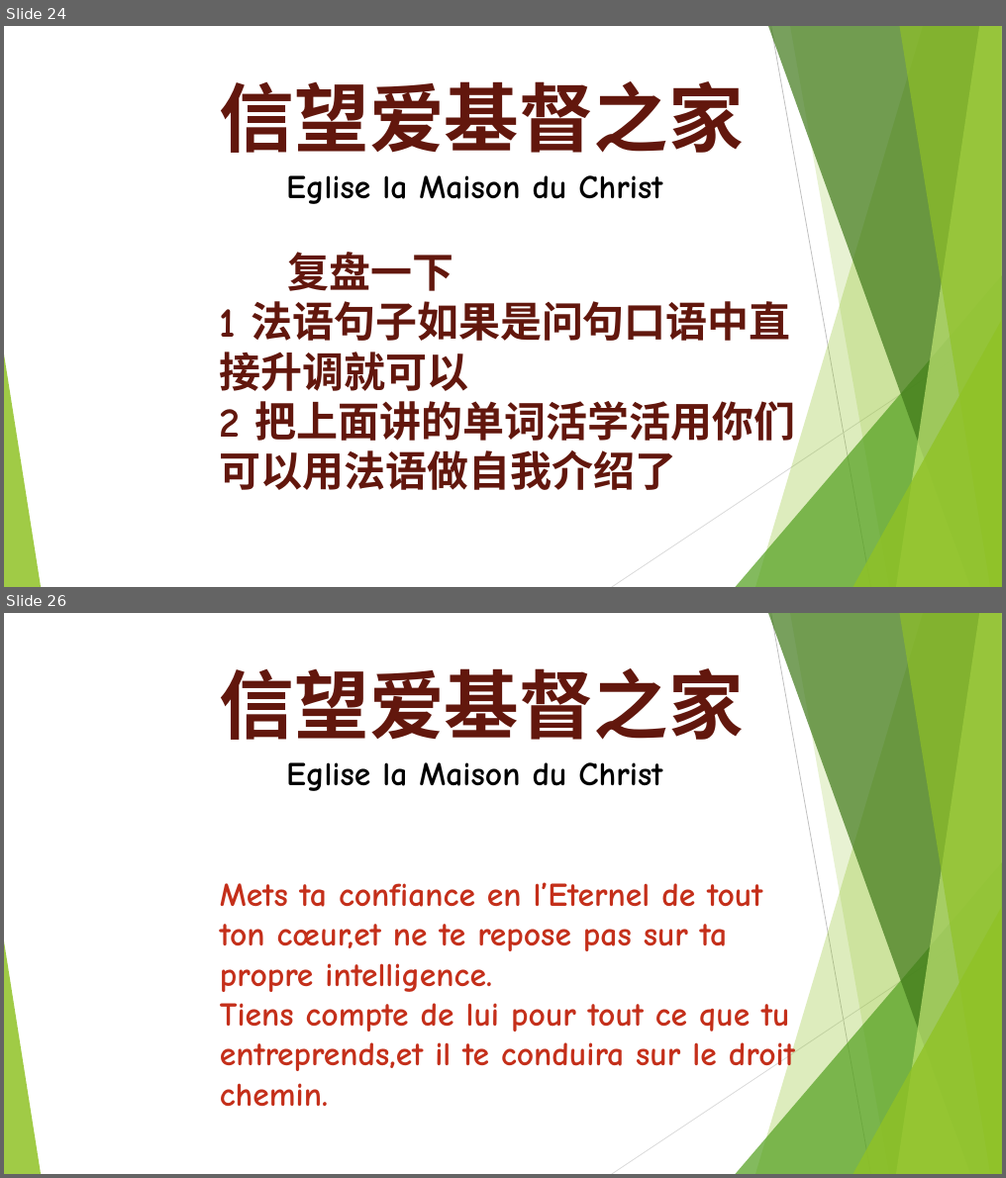
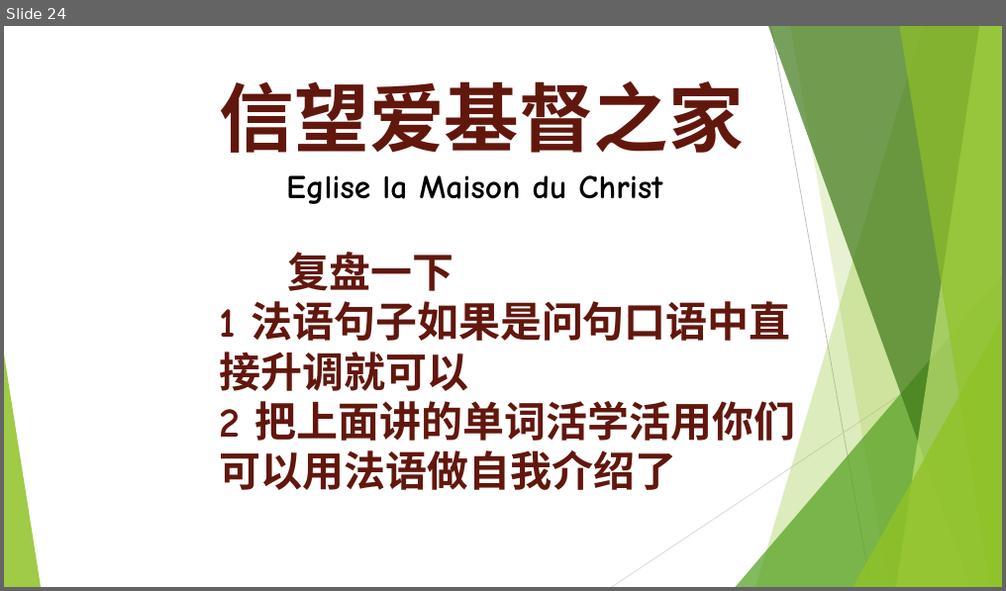
Before and after one commit to WANGZijian1994/SildePPT, a slide deck: template_français.pptx. Shown one above the other, each under a label of ours: slides 24 and 26 before the commit, slide 24 after it; the slides between them are not shown. The pictures are 1006x1178 and 1006x591 pixels, drawn with LibreOffice and Linux fonts; fonts in the diff are those of the drawing. Boxes give left, top, right and bottom in pixels: in the first picture for what was removed or moved away, otherwise in the second. Text is boxed around its words. In the diff, an @@ line names an element or a change of style, - is before the commit and + after.

```diff
--- a/template_français.pptx
+++ b/template_français.pptx
@@ slide 26 removed at (x1=4, y1=613, x2=1002, y2=1174), background #FFFFFF; not listed: 10 template elements that a slide beside it also shows @@
@@ text removed at (x1=220, y1=668, x2=795, y2=1106) @@
-信望爱基督之家
-Eglise la Maison du Christ
-Mets ta confiance en l’Eternel de tout ton cœur,et ne te repose pas sur ta propre intelligence.
-Tiens compte de lui pour tout ce que tu entreprends,et il te conduira sur le droit chemin.
```
Also in this commit, not shown: 2 slides changed, 9 other files.
